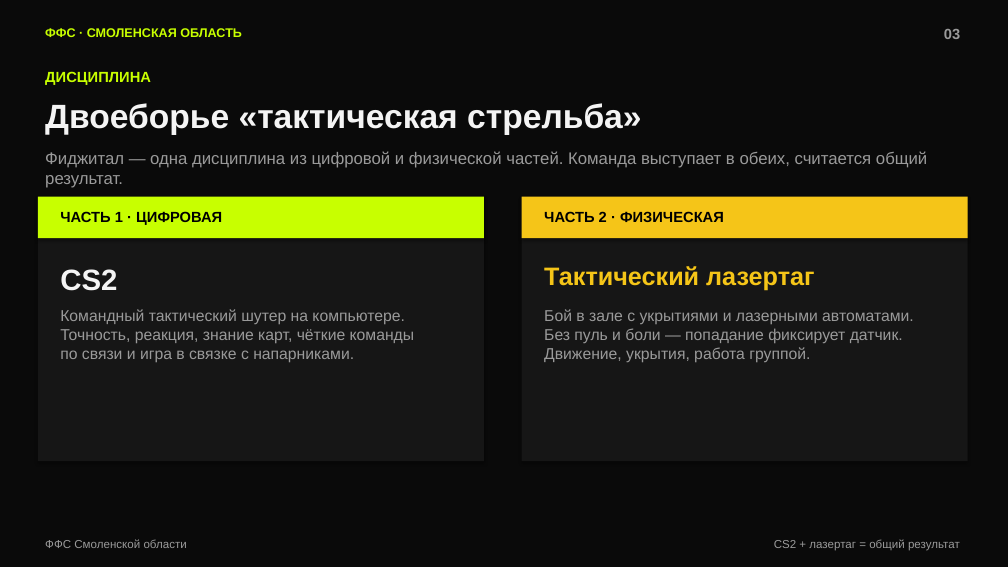
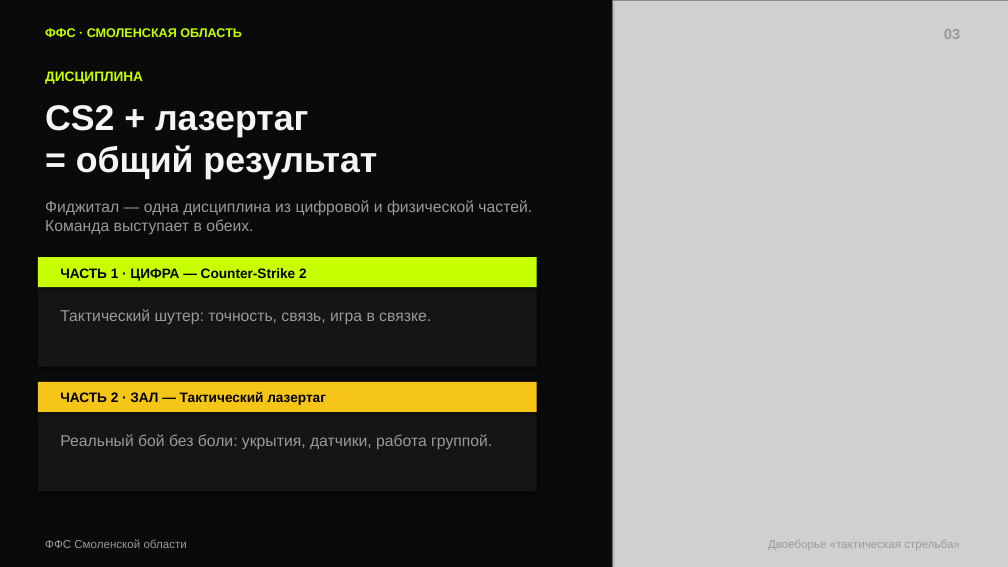
Before and after one commit to Budnikcam/studytest, a slide deck: slide 3 of presentations/bogatyrskoe-serdtse/Bogatyrskoe-serdtse-nabor.pptx. Drawn at 1008x567 pixels with LibreOffice and Linux fonts; fonts in the diff are those of the drawing; grey boxes stand for pictures. Boxes give left, top, right and bottom in pixels: in the first picture for what was removed or moved away, otherwise in the second. Text is boxed around its words. In the diff, an @@ line names an element or a change of style, - is before the commit and + after.

```diff
--- a/presentations/bogatyrskoe-serdtse/Bogatyrskoe-serdtse-nabor.pptx
+++ b/presentations/bogatyrskoe-serdtse/Bogatyrskoe-serdtse-nabor.pptx
@@ rectangle added at (x1=537, y1=0, x2=613, y2=567), fill #0A0A0A @@
@@ picture added at (x1=575, y1=0, x2=1008, y2=567) @@
@@ text "ДИСЦИПЛИНА" at (x1=45, y1=71, x2=143, y2=84): size 14 to 13 pt @@
@@ text removed at (x1=45, y1=103, x2=641, y2=135) @@
-Двоеборье «тактическая стрельба»
@@ text added at (x1=45, y1=105, x2=377, y2=180), 34 pt, text #F5F5F5, bold @@
+CS2 + лазертаг
+= общий результат
@@ text at (x1=45, y1=200, x2=532, y2=234): text changed; size 16 to 15 pt @@
-Фиджитал — одна дисциплина из цифровой и физической частей. Команда выступает в обеих, считается общий результат.
+Фиджитал — одна дисциплина из цифровой и физической частей. Команда выступает в обеих.
@@ rectangle removed at (x1=522, y1=197, x2=968, y2=461) @@
@@ text removed at (x1=544, y1=211, x2=724, y2=222) @@
-ЧАСТЬ 2 · ФИЗИЧЕСКАЯ
@@ rectangle resized from (x1=38, y1=197, x2=484, y2=238) to (x1=38, y1=257, x2=537, y2=287) @@
@@ rectangle resized from (x1=38, y1=197, x2=484, y2=461) to (x1=38, y1=257, x2=537, y2=367) @@
@@ rectangle at (x1=38, y1=257, x2=537, y2=367): fill #161616 to #151515 @@
@@ text at (x1=60, y1=268, x2=307, y2=281): text changed; size 14 to 13 pt @@
-ЧАСТЬ 1 · ЦИФРОВАЯ
+ЧАСТЬ 1 · ЦИФРА — Counter-Strike 2
@@ text removed at (x1=60, y1=269, x2=117, y2=291) @@
-CS2
@@ text at (x1=60, y1=309, x2=431, y2=324): text changed @@
-Командный тактический шутер на компьютере.
-Точность, реакция, знание карт, чёткие команды
-по связи и игра в связке с напарниками.
+Тактический шутер: точность, связь, игра в связке.
@@ rectangle resized from (x1=522, y1=197, x2=968, y2=238) to (x1=38, y1=382, x2=537, y2=492) @@
@@ rectangle at (x1=38, y1=382, x2=537, y2=492): fill #F5C518 to #151515 @@
@@ rectangle added at (x1=38, y1=382, x2=537, y2=412), fill #F5C518 @@
@@ text at (x1=60, y1=392, x2=326, y2=405): text changed; size 24 to 13 pt; text colour #F5C518 to #000000 @@
-Тактический лазертаг
+ЧАСТЬ 2 · ЗАЛ — Тактический лазертаг
@@ text at (x1=60, y1=434, x2=492, y2=449): text changed @@
-Бой в зале с укрытиями и лазерными автоматами.
-Без пуль и боли — попадание фиксирует датчик.
-Движение, укрытия, работа группой.
+Реальный бой без боли: укрытия, датчики, работа группой.
@@ text at (x1=768, y1=540, x2=960, y2=550): text changed @@
-CS2 + лазертаг = общий результат
+Двоеборье «тактическая стрельба»
```
Also in this commit, not shown: 4 other slides changed, 3 slides added, 4 slides removed, 16 other files.
